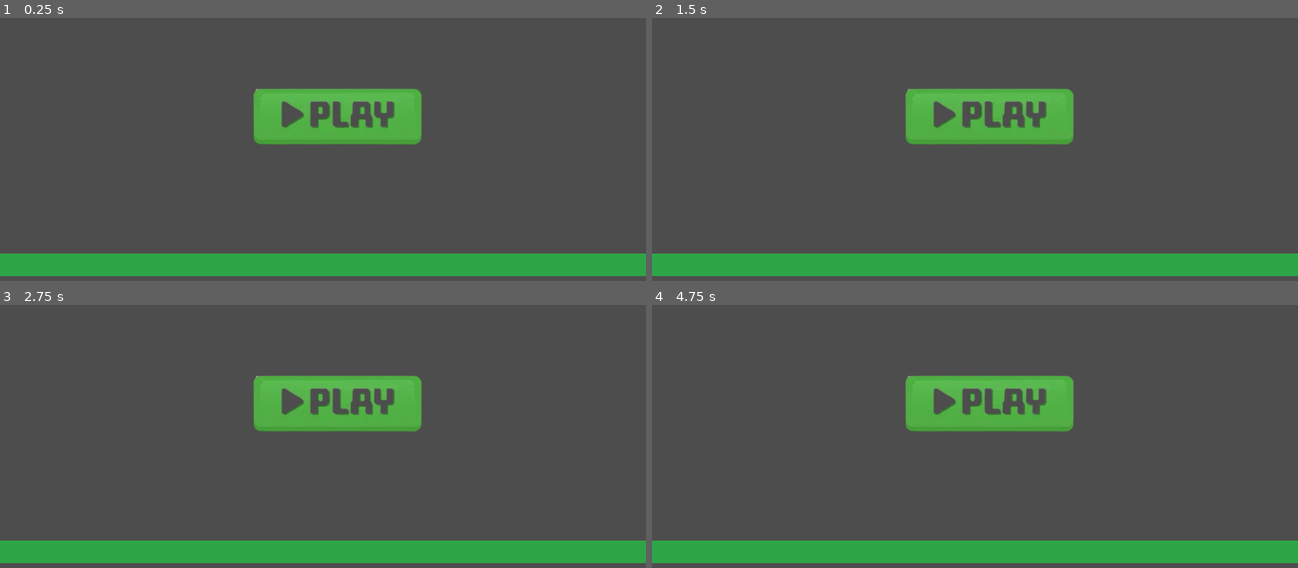
Above: before the commit, frames 1-4 (two rows, left to right).
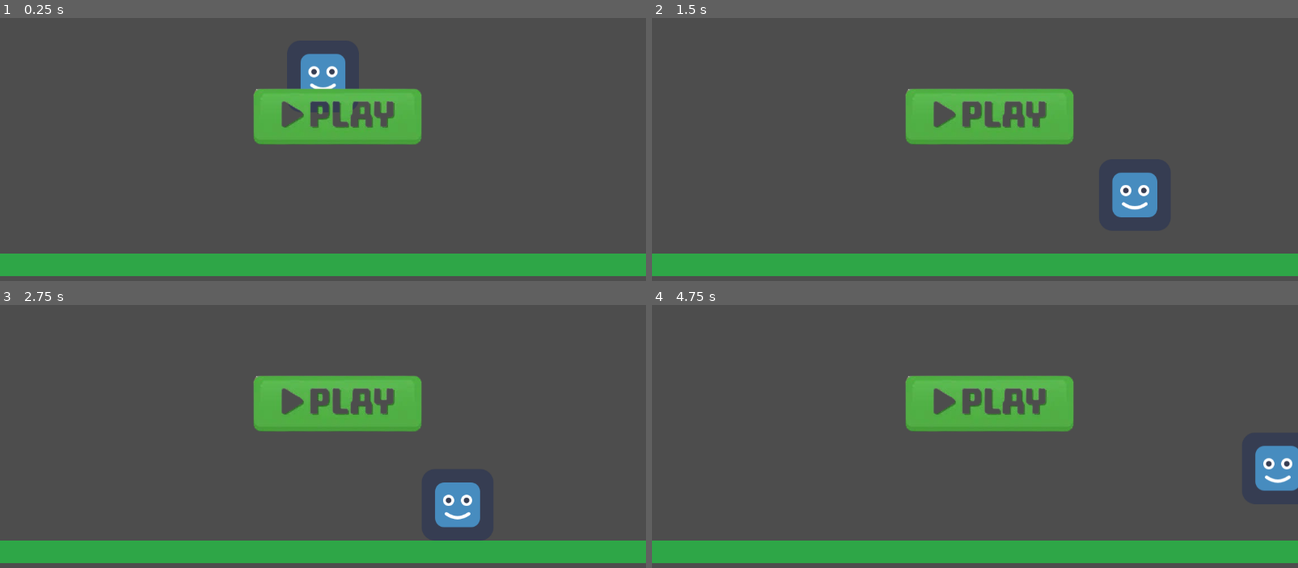
Above: after the commit, the same moments.

Repository: Barrle/hackclub-boy
Game: Godot game, scene res://scenes/main.tscn
Two runs of this game, one before a commit and one after it. Both use one fixed random seed, a clock stepped at 60 frames per second and the inputs below.
Inputs:
- Up to frame 1 (0.25 s): no input
- Up to frame 2 (1.5 s): tap Enter (ui_accept) at 0.5, 0.77 s; hold Right (ui_right) from 0.53 s (still down)
- Up to frame 3 (2.75 s): tap Enter (ui_accept) at 1.52 s; release Right (ui_right) at 2.03 s; hold Left (ui_left) from 2.03 s (still down)
- Up to frame 4 (4.75 s): release Left (ui_left) at 2.78 s; hold Right (ui_right) 2.78-4.28 s; tap Enter (ui_accept) at 3.02, 3.77, 4.52 s; hold Left (ui_left) from 4.28 s (still down)

The runs differ from the first frame. In frame 1, 0.9% of the frame differs, in the area x 46-54%, y 13-27%; in frame 2, 1.1%; in frame 3, 1.1%, in the area x 67-75%, y 67-85%; in frame 4, 1.1%.

Commit message:
Fix syntax typo in player.tscn

Diff:
--- a/scenes/player.tscn
+++ b/scenes/player.tscn
@@ -1,4 +1,4 @@
-3[gd_scene load_steps=4 format=3]
+[gd_scene load_steps=4 format=3]
 
 [ext_resource type="Script" path="res://scripts/player.gd" id="1_script"]
 [ext_resource type="Texture2D" path="res://icon.svg" id="2_texture"]
